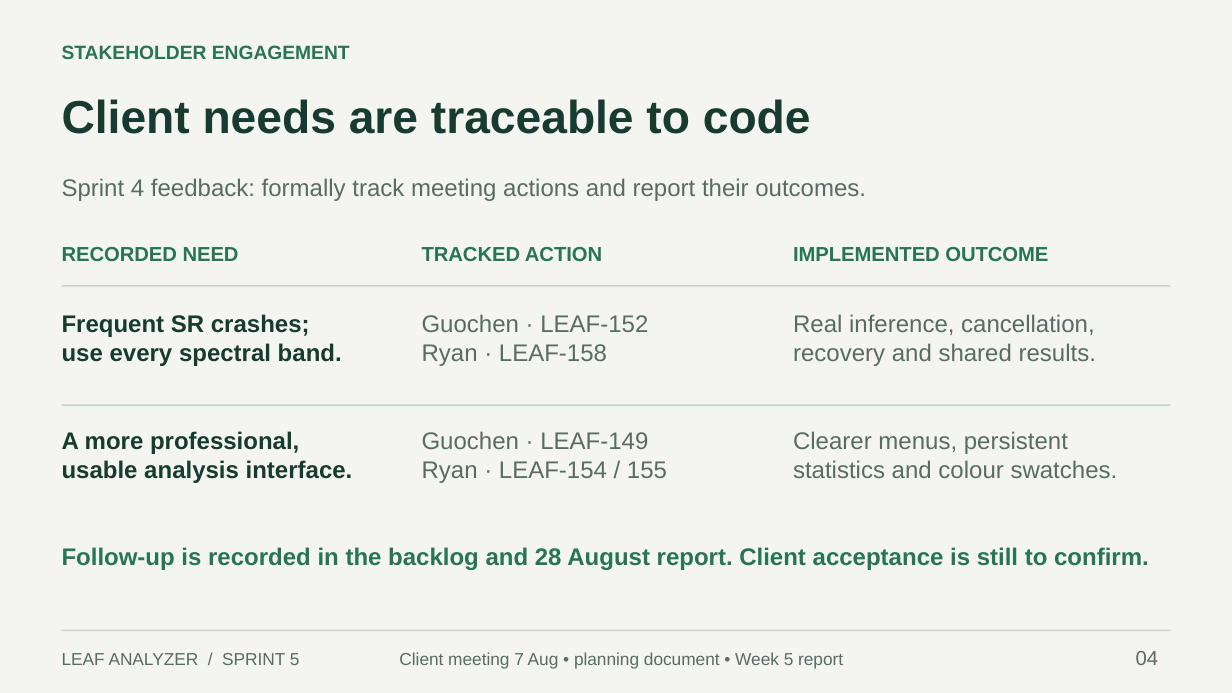
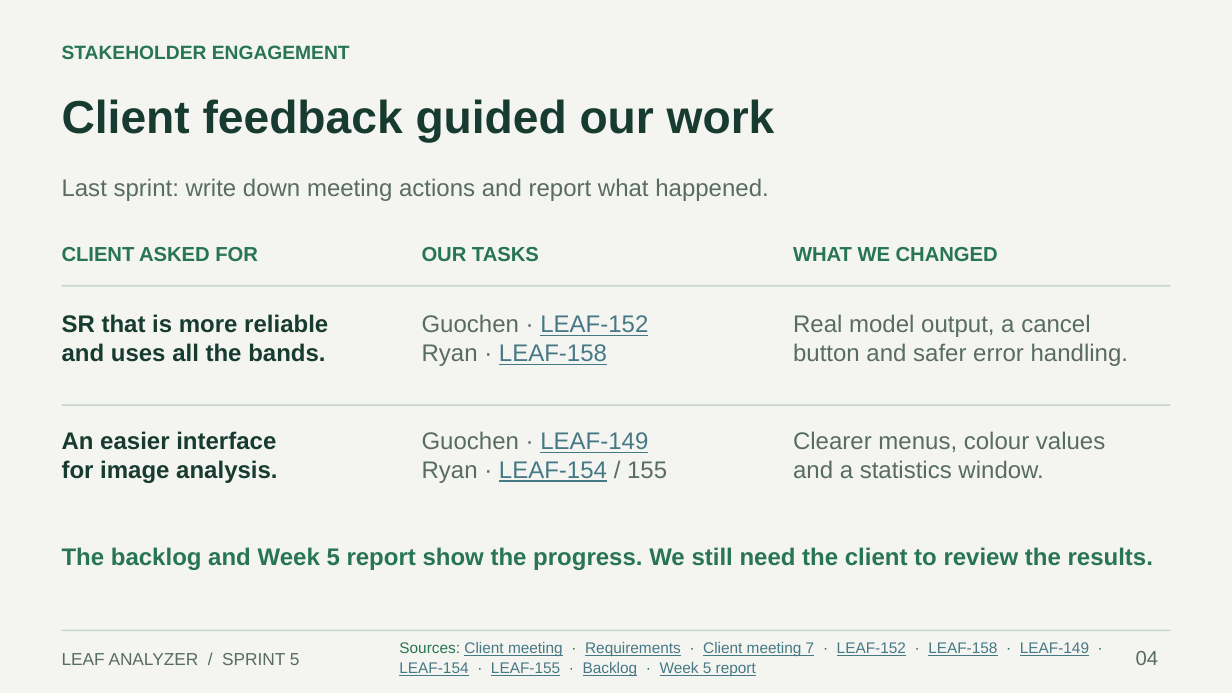
Before and after one commit to Techlauncher-LeafAnalyzer/Hyperspectral-Image-Inspector, a slide deck: slide 4 of docs/presentations/Sprint-5-Review.pptx. Drawn at 1232x693 pixels with LibreOffice and Linux fonts; fonts in the diff are those of the drawing. Boxes give left, top, right and bottom in pixels: in the first picture for what was removed or moved away, otherwise in the second. Text is boxed around its words. In the diff, an @@ line names an element or a change of style, - is before the commit and + after.

Commit message:
docs: simplify sprint review and add linked visual evidence

```diff
--- a/docs/presentations/Sprint-5-Review.pptx
+++ b/docs/presentations/Sprint-5-Review.pptx
@@ text at box(62, 99, 775, 143): text changed @@
-Client needs are traceable to code
+Client feedback guided our work
@@ text at box(62, 178, 769, 201): text changed @@
-Sprint 4 feedback: formally track meeting actions and report their outcomes.
+Last sprint: write down meeting actions and report what happened.
@@ text at box(62, 247, 258, 261): text changed @@
-RECORDED NEED
+CLIENT ASKED FOR
@@ text at box(422, 247, 539, 261): text changed @@
-TRACKED ACTION
+OUR TASKS
@@ text at box(793, 247, 998, 261): text changed @@
-IMPLEMENTED OUTCOME
+WHAT WE CHANGED
@@ text at box(62, 314, 328, 362): text changed @@
-Frequent SR crashes;
-use every spectral band.
+SR that is more reliable
+and uses all the bands.
@@ text "Guochen · LEAF-152" at box(422, 314, 648, 366): text colour #586C63 to #467886, underline on in "LEAF-152", "LEAF-158" @@
@@ text at box(793, 314, 1128, 366): text changed @@
-Real inference, cancellation,
-recovery and shared results.
+Real model output, a cancel
+button and safer error handling.
@@ text at box(62, 431, 277, 483): text changed @@
-A more professional,
-usable analysis interface.
+An easier interface
+for image analysis.
@@ text "Guochen · LEAF-149" at box(422, 431, 667, 483): text colour #586C63 to #467886, underline on in "LEAF-149", "LEAF-154" @@
@@ text at box(793, 431, 1105, 478): text changed @@
-Clearer menus, persistent
-statistics and colour swatches.
+Clearer menus, colour values
+and a statistics window.
@@ text at box(62, 547, 1153, 570): text changed @@
-Follow-up is recorded in the backlog and 28 August report. Client acceptance is still to confirm.
+The backlog and Week 5 report show the progress. We still need the client to review the results.
@@ text at box(399, 642, 1089, 676): text changed; size 13.5 to 12 pt; text colour #586C63 to #467886 @@
-Client meeting 7 Aug • planning document • Week 5 report
+Sources: Client meeting · Requirements · Client meeting 7 · LEAF-152 · LEAF-158 · LEAF-149 · LEAF-154 · LEAF-155 · Backlog · Week 5 report
```
Also in this commit, not shown: 10 other slides changed, 3 slides added, 3 slides removed, 1 other file.
